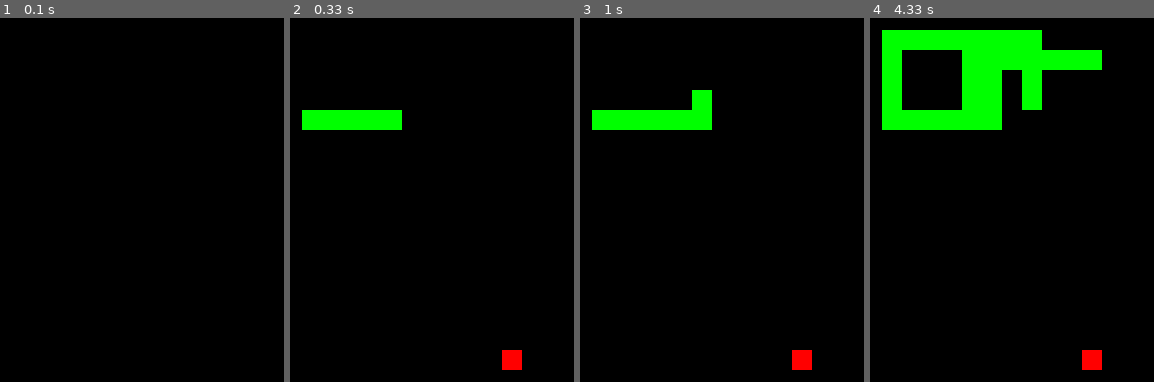
Above: before the commit, frames 1-4 (left to right).
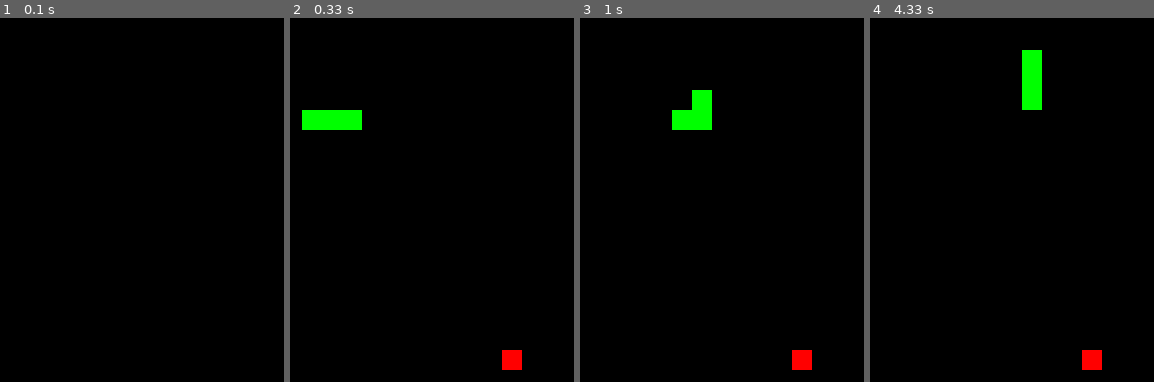
Above: after the commit, the same moments.

Repository: tassan/snake-pygame
Game: pygame game, started from snake.py
Two runs of this game, one before a commit and one after it. Both use one fixed random seed, a clock stepped at 60 frames per second and the inputs below.
Inputs:
- Up to frame 1 (0.1 s): no input
- Up to frame 2 (0.33 s): no input
- Up to frame 3 (1 s): hold Right 0.33-0.8 s; hold Up from 0.83 s (still down)
- Up to frame 4 (4.33 s): release Up at 1.13 s; hold Right 1.17-1.63 s; hold Left 1.67-2.2 s; hold Down 2.23-2.53 s; hold Left 2.57-2.97 s; hold Up 3-3.37 s; hold Right 3.4-4.03 s; hold Down from 4.07 s (still down)

Frame 1 is identical in both runs. In frame 2, 0.8% of the frame differs, in the area x 25-40%, y 25-31%; in frame 3, 1.5%; in frame 4, 10%, in the area x 4-82%, y 3-31%.

Commit message:
Limpando rastro verde da cobra

Diff:
--- a/snake.py
+++ b/snake.py
@@ -6,7 +6,6 @@
 pygame.init()
 
 screen = pygame.display.set_mode((640, 480), 0, 32)
-screen.fill((0, 0, 0))
 pygame.display.set_caption("Snake em Python com Pygame")
 
 # Definindo a nossa cobra
@@ -62,7 +61,7 @@
     if direcao == 3:
         snake_pos[0] = (snake_pos[0][0] - 10, snake_pos[0][1])
 
-
+    screen.fill((0, 0, 0))
     screen.blit(apple, apple_position)
     for pos in snake_pos:
         screen.blit(snake, pos)
